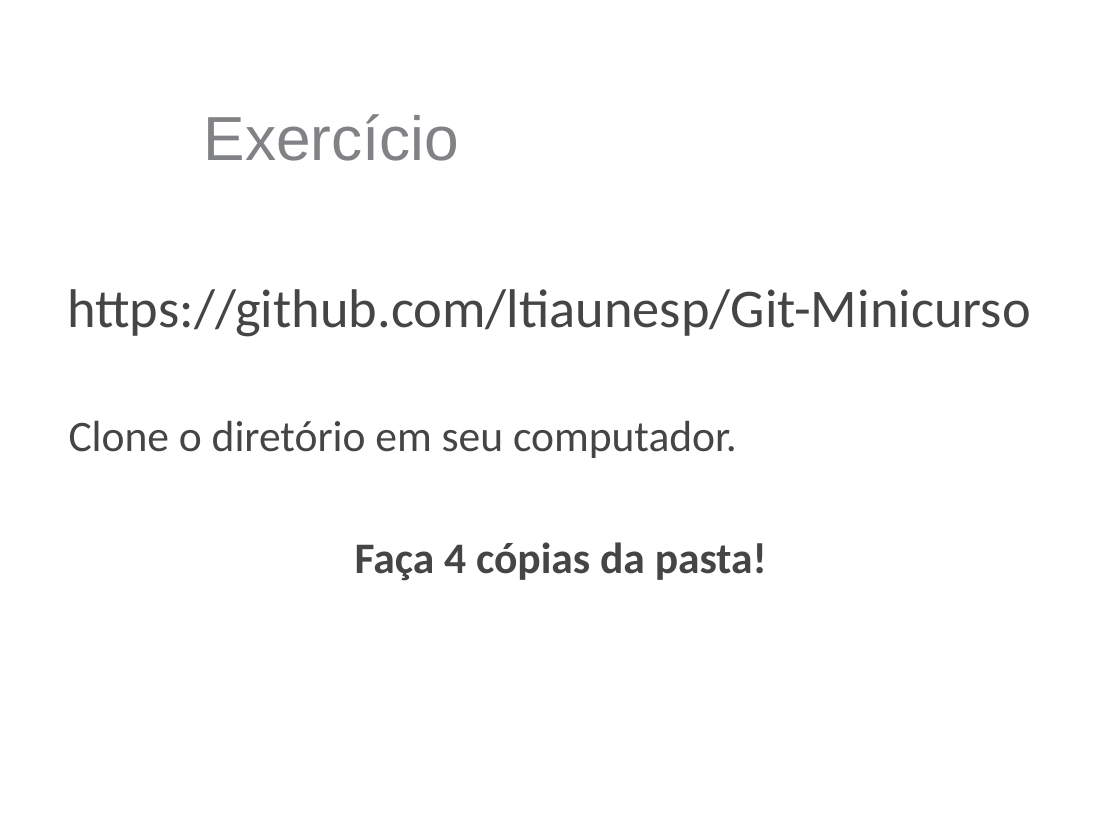
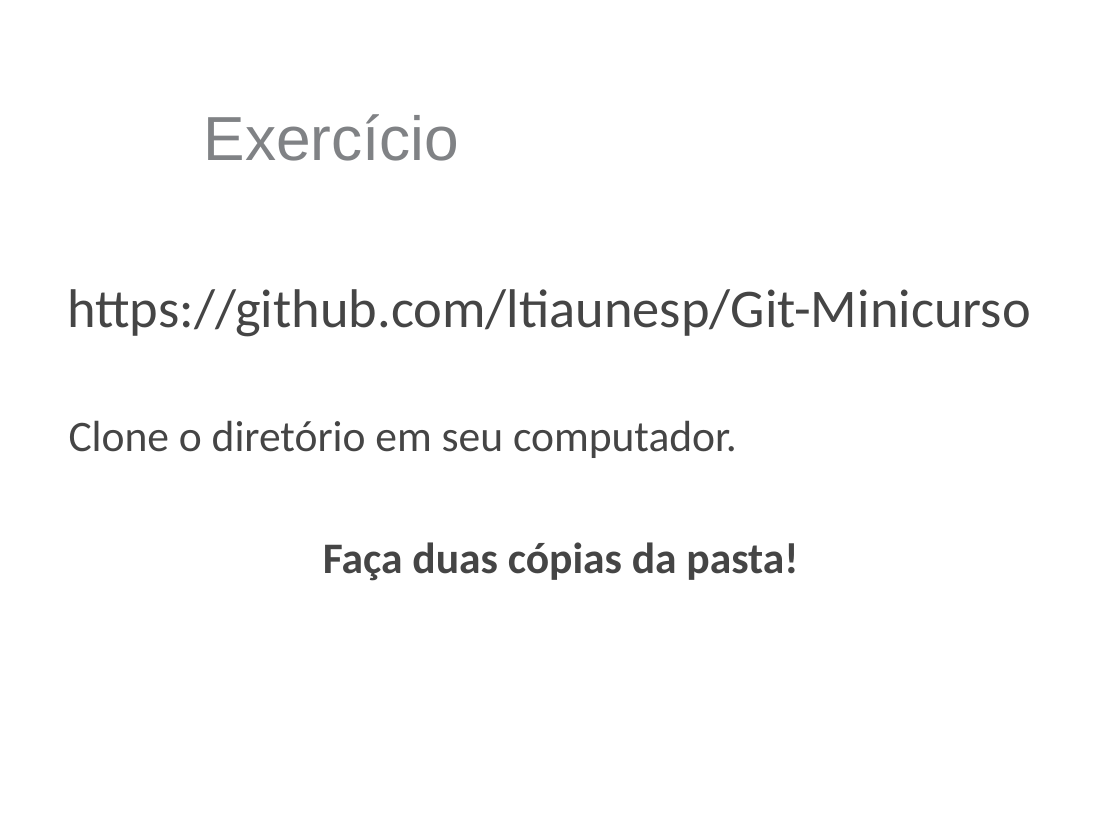
Before and after one commit to marcelocordeiro/Git-Minicurso, a slide deck: slide 71 of Slides.pptx (slide 73 before the commit). Drawn at 1120x840 pixels with LibreOffice and Linux fonts; fonts in the diff are those of the drawing; background and template pictures are left out. Boxes give left, top, right and bottom in pixels: in the first picture for what was removed or moved away, otherwise in the second. Text is boxed around its words. In the diff, an @@ line names an element or a change of style, - is before the commit and + after.

```diff
--- a/Slides.pptx
+++ b/Slides.pptx
@@ text at (x1=323, y1=542, x2=798, y2=581): text changed @@
-Faça 4 cópias da pasta!
+Faça duas cópias da pasta!
```
Also in this commit, not shown: 9 other slides changed, 1 slide added, 3 slides removed.
